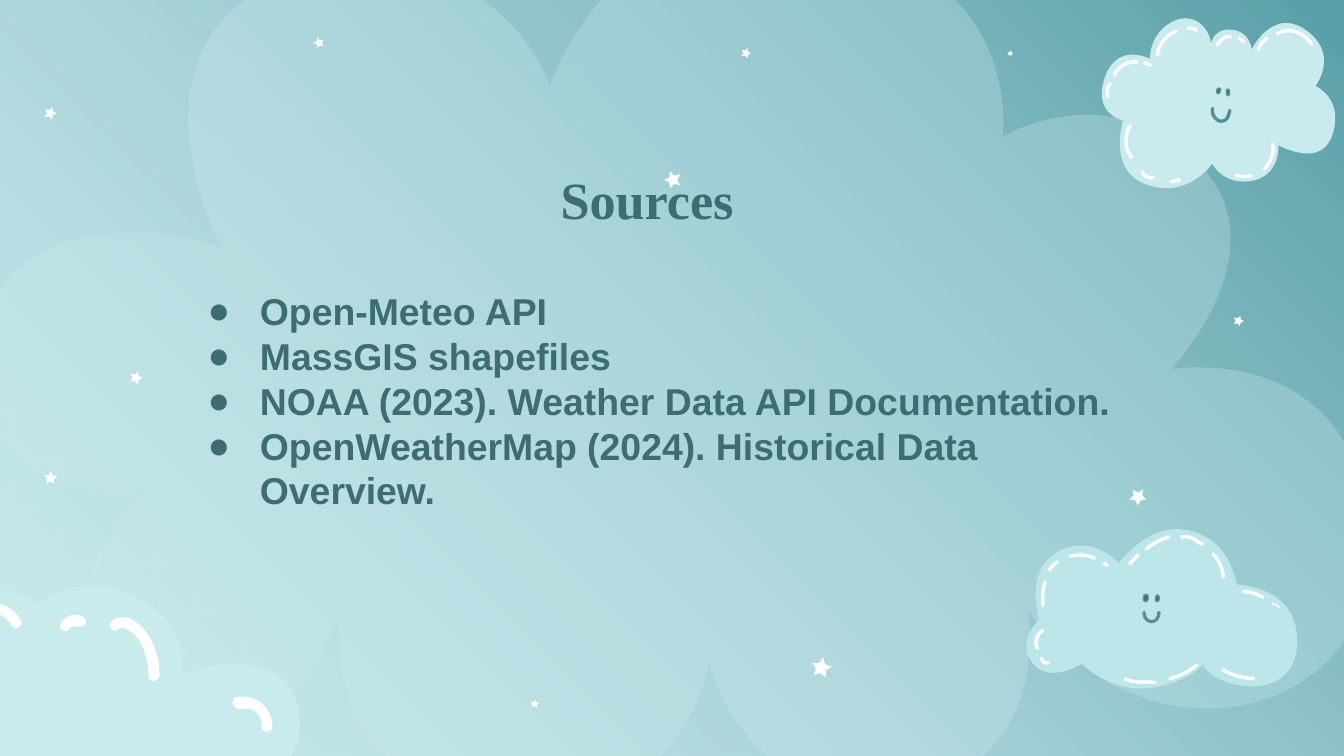
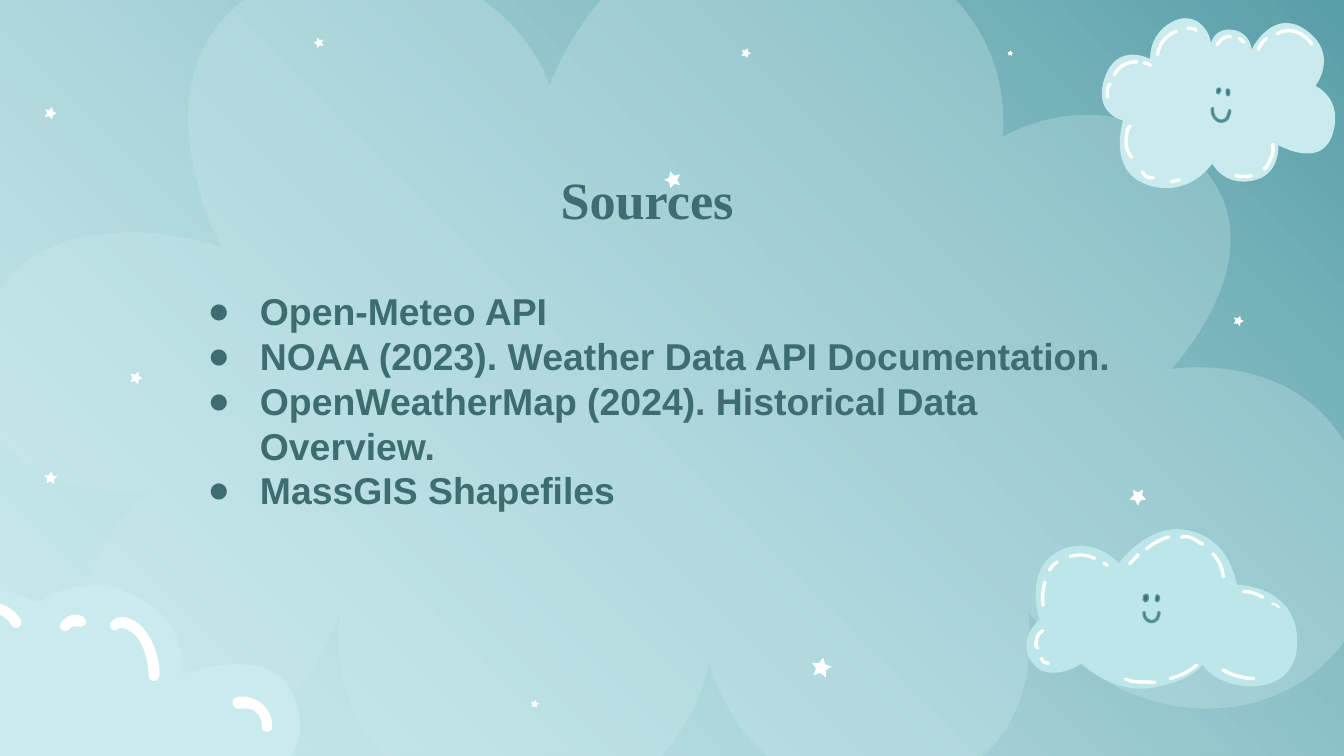
Before and after one commit to Rohit-hooda/DS5110-Final-Project, a slide deck: slide 22 of Deliverables-Presentation-Report/Weather Data Integration Pipeline (MassWeatherHub) – Rohit Hooda, Rimsha Kayastha, Tri Watanasuparp.pptx (slide 21 before the commit). Drawn at 1344x756 pixels with LibreOffice and Linux fonts; fonts in the diff are those of the drawing. Boxes give left, top, right and bottom in pixels: in the first picture for what was removed or moved away, otherwise in the second. Text is boxed around its words. In the diff, an @@ line names an element or a change of style, - is before the commit and + after.

```diff
--- a/Deliverables-Presentation-Report/Weather Data Integration Pipeline (MassWeatherHub) – Rohit Hooda, Rimsha Kayastha, Tri Watanasuparp.pptx
+++ b/Deliverables-Presentation-Report/Weather Data Integration Pipeline (MassWeatherHub) – Rohit Hooda, Rimsha Kayastha, Tri Watanasuparp.pptx
@@ subtitle at bbox=[260, 343, 611, 378]: paragraph removed @@
-● MassGIS shapefiles
@@ subtitle at bbox=[260, 477, 615, 512]: paragraph added @@
+● MassGIS Shapefiles
```
Also in this commit, not shown: 9 other slides changed, 2 slides added, 1 slide removed, 15 other files.
